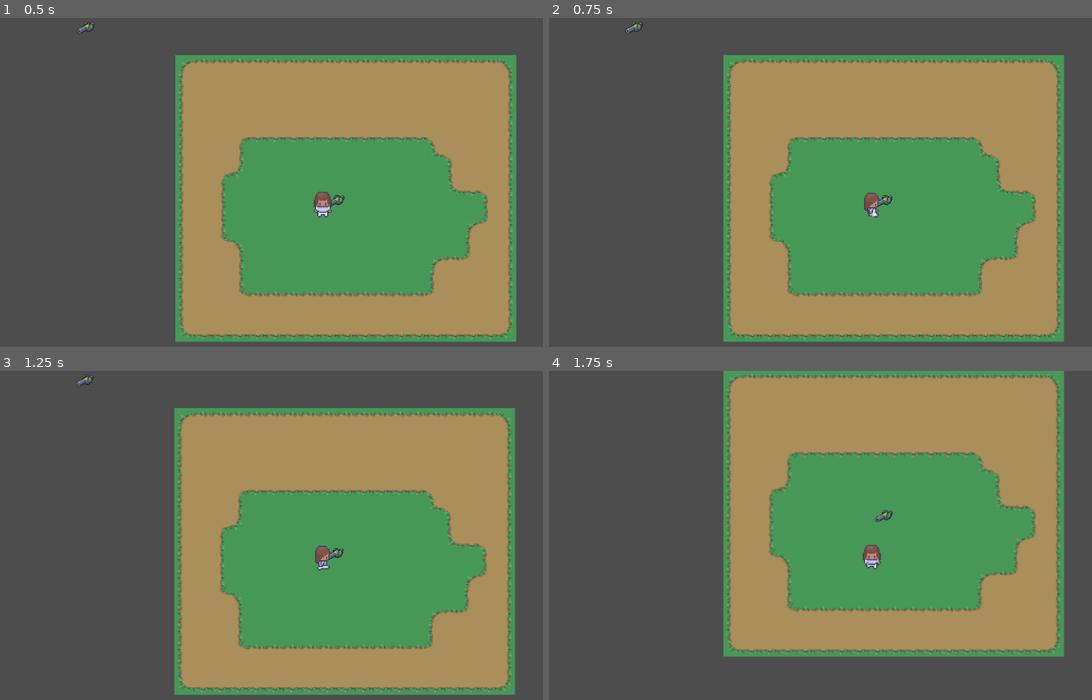
Above: before the commit, frames 1-4 (two rows, left to right).
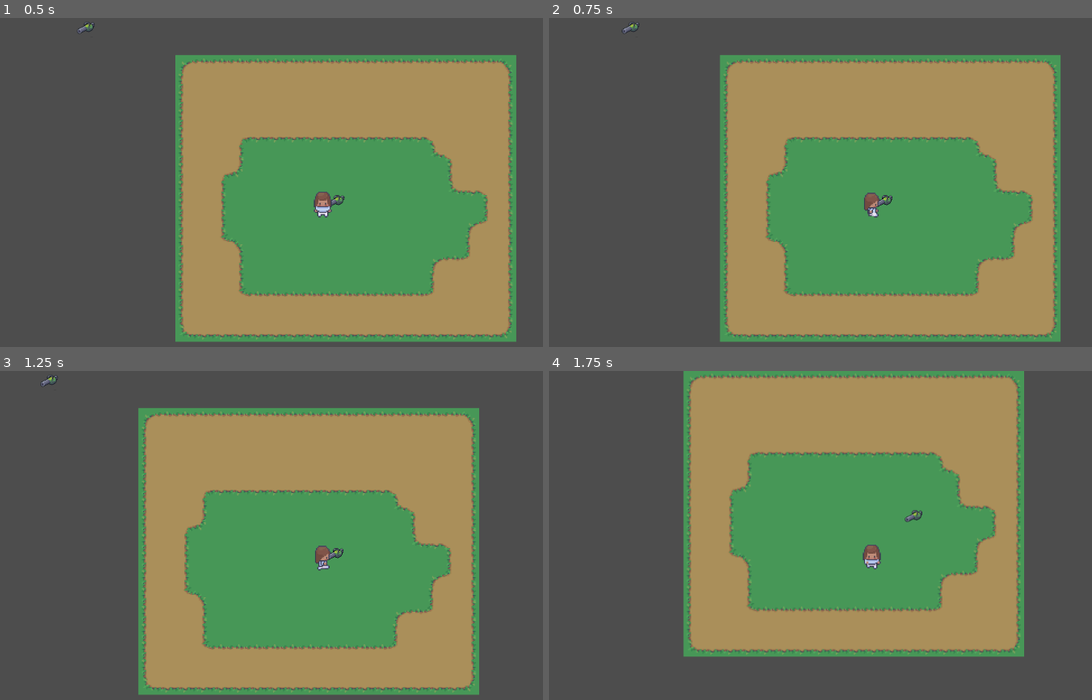
Above: after the commit, the same moments.

Repository: BedrockMark/Item_fighter
Game: Godot game, scene res://main.tscn
Same seed, same stepped clock (60 frames per second), same inputs: the game is played once before the commit and once after it.
Inputs:
- Up to frame 1 (0.5 s): no input
- Up to frame 2 (0.75 s): tap Enter at 0.5 s; hold Right (ui_right) from 0.53 s (still down)
- Up to frame 3 (1.25 s): keep holding Right (ui_right)
- Up to frame 4 (1.75 s): release Right (ui_right) at 1.28 s; hold Down (ui_down) from 1.28 s (still down)

Frame 1 is identical in both runs. In frame 2, 5.1% of the frame differs, in the area x 13-95%, y 1-99%; in frame 3, 20%; in frame 4, 23%, in the area x 24-95%, y 0-87%.

Commit message:
Item Request

Diff:
--- a/object/item/demo_bullet/demo_bullet.tscn
+++ b/object/item/demo_bullet/demo_bullet.tscn
@@ -1,6 +1,7 @@
-[gd_scene load_steps=6 format=3 uid="uid://byfb7q4pp0rmi"]
+[gd_scene load_steps=7 format=3 uid="uid://byfb7q4pp0rmi"]
 
 [ext_resource type="PackedScene" uid="uid://ov5vv4tel6ka" path="res://object/item/item.tscn" id="1_klmp0"]
+[ext_resource type="Resource" uid="uid://bcxnvslqt6ddq" path="res://object/item_category/bullet.tres" id="2_b0krh"]
 [ext_resource type="Texture2D" uid="uid://bwe5is7kjpn8y" path="res://asset/item/items32.png" id="2_h06w6"]
 
 [sub_resource type="PhysicsMaterial" id="PhysicsMaterial_b0krh"]
@@ -15,6 +16,7 @@
 
 [node name="RigidBody2D" instance=ExtResource("1_klmp0")]
 physics_material_override = SubResource("PhysicsMaterial_b0krh")
+itemCategory = ExtResource("2_b0krh")
 defaultTexture = SubResource("AtlasTexture_gvhry")
 
 [node name="Sprite2D" parent="." index="1"]
--- a/object/item/demo_item/demo_item.tscn
+++ b/object/item/demo_item/demo_item.tscn
@@ -22,7 +22,7 @@
 [node name="RigidBody2D" instance=ExtResource("1_kjai0")]
 mass = 25.85
 physics_material_override = SubResource("PhysicsMaterial_n43uq")
-linear_damp = 22.907
+linear_damp = 1.0
 script = ExtResource("2_n43uq")
 defaultTexture = SubResource("AtlasTexture_m7hxd")
 inventory = SubResource("Resource_n43uq")
--- a/object/item/item.gd
+++ b/object/item/item.gd
@@ -1,13 +1,23 @@
 class_name Item extends RigidBody2D
 
+var itemName:StringName ## Will be pre-processed by the object manager.
 @export var durability: float = 100.0
 @export var max_durability: float = 100.0
-@export var throwDamage: float = 0 # negative to heal NOTE: shoot damage belongs to each item: what does it shoot?
+#@export var throwDamage: float = 0 # negative to heal
+@export var muzzleVelocity: float = 1.0
 @export var quantity: int = 1: # negative to infinite
 	set(value):
 		if value: quantity = value
 		else: delete_self()
 @export var itemCategory: ItemCategory
+
+@export_group("Behavior Definition")
+@export var canBeUse:=false ## it can be eat? true. can be drink? true. can be open? true.
+@export var effectAsPoision: Array[Buff]
+@export var canBeEquiptBy:PackedStringArray ## Type slot names
+@export var effectAsPlugin: Array[Buff]
+@export var maxPluginCount:int = 0
+@export var lossDurabilityWhenDropped:float = 0
 
 @export_group("Texture")
 @export var defaultTexture: Texture2D
@@ -17,16 +27,17 @@
 @export_group("State List")
 @export var inventory:Inventory
 @export var enchantment: Array[Buff]
+@export var plugin: Array[Item] ## Items in plugin will be "activate" to add buff on main item.
 
 @export_group("Weapon State")
 @export var shootingCategory: Array[ItemCategory]
 @export var shootingItemExpand: Array[Item]
 @export var shootingCategoryException: Array[ItemCategory]
 @export var shootingItemException: Array[Item]
-var acceptedShootingItem: Array[StringName]
-var shootingItems: Array[Item]
+@export_storage var acceptedShootingItem: Array[StringName] ## Preprocessed
+var shootingItems: Array[Item] ## backend
 
-var owner_inventory: Inventory
+var owner_inventory: Inventory ## Preprocessed
 
 func _enter_tree() -> void:
 	if(get_parent() && get_parent() is Marker2D && heldTexture):
--- a/object/item/item.tscn
+++ b/object/item/item.tscn
@@ -1,12 +1,14 @@
-[gd_scene load_steps=3 format=3 uid="uid://ov5vv4tel6ka"]
+[gd_scene load_steps=4 format=3 uid="uid://ov5vv4tel6ka"]
 
 [ext_resource type="Script" uid="uid://b7nglbfadm6t2" path="res://object/item/item.gd" id="1_mljhg"]
+[ext_resource type="Resource" uid="uid://bhv1ua8e6hpu3" path="res://object/item_category/root.tres" id="2_aw1vn"]
 
 [sub_resource type="CircleShape2D" id="CircleShape2D_mljhg"]
 radius = 9.0
 
 [node name="RigidBody2D" type="RigidBody2D"]
 script = ExtResource("1_mljhg")
+itemCategory = ExtResource("2_aw1vn")
 
 [node name="CollisionShape2D" type="CollisionShape2D" parent="."]
 shape = SubResource("CircleShape2D_mljhg")
--- /dev/null
+++ b/object/item_category/bullet.tres
@@ -0,0 +1,8 @@
+[gd_resource type="Resource" script_class="ItemCategory" load_steps=2 format=3 uid="uid://bcxnvslqt6ddq"]
+
+[ext_resource type="Script" uid="uid://c545ynxemae2q" path="res://class/item_category.gd" id="1_4o0ur"]
+
+[resource]
+script = ExtResource("1_4o0ur")
+inventoryColor = Color(0.980392, 0.921569, 0.843137, 1)
+metadata/_custom_type_script = "uid://c545ynxemae2q"
--- a/object/mob/mob.gd
+++ b/object/mob/mob.gd
@@ -35,7 +35,7 @@
 	if collision and collision.get_collider() is RigidBody2D:
 		var body := collision.get_collider() as RigidBody2D
 		# Push item
-		body.apply_central_impulse(velocity/10)
+		body.apply_central_impulse(velocity)
 
 	if input_vector != Vector2.ZERO:
 		last_direction = input_vector
--- a/object/object_manager.gd
+++ b/object/object_manager.gd
@@ -5,7 +5,6 @@
 var itemCategoryPath: StringName = "res://object/item_category/"
 
 func load_category()->bool:
-	# Load Global.itemData
 	var catergoryPaths := DirAccess.get_files_at(itemCategoryPath)
 	var fileCount:=catergoryPaths.size()
 	var importCount :=0
@@ -18,7 +17,9 @@
 	for key in Global.itemCategories:
 		var current = Global.itemCategories[key]
 		if(current.parentCategory && Global.itemCategories.has(current.parentCategory)): current.parentCategory.subCategories.append(current)
-		else: Global.itemCategories["root"].subCategories.append(current)
+		else:
+			Global.itemCategories["root"].subCategories.append(current)
+			current.parentCategory = Global.itemCategories["root"]
 	print_debug("Successfully import catergory: ", importCount, " out of " , fileCount)
 	if(fileCount>importCount): push_error("There're ", fileCount-importCount, " catergories FAILED to import!")
 	return true
@@ -39,32 +40,60 @@
 	print_debug("Successfully import item scene: ", importCount, " out of ", fileCount)
 	if(fileCount>importCount): push_warning("There're ", fileCount-importCount, " item scenes FAILED to import!")
 
-	## Preprocess accepted item for each category
+	## Preprocess: add item to its category's accepted items array & update each item's name
+	var tempItems: Dictionary[StringName,Item]
 	for i in Global.items:
 		var item := Global.items[i].instantiate()
 		if item and item is Item: #and item.has_variable("itemCategory"):
+			item.itemName = i
+			tempItems[i] = item
 			if item.itemCategory: item.itemCategory.acceptedItems.append(i)
 			else: Global.itemCategories["root"].acceptedItems.append(i)
+
+	## Preprocess: Update every scene's accepted items to include its sub category's accepted items
 	var currentList:Array[ItemCategory] = []
 	var waitList:Array[ItemCategory] = []
 	for i in Global.itemCategories:
 		var cat := Global.itemCategories[i]
 		if cat.subCategories.is_empty():
-			waitList.append(cat.parentCategory)
+			if cat.parentCategory != Global.itemCategories["root"]: waitList.append(cat.parentCategory)
 			cat.parentCategory.acceptedItems.append_array(cat.acceptedItems)
 	while not waitList.is_empty():
 		if(currentList.is_empty()):
-			currentList = waitList
+			currentList = waitList.duplicate()
 			waitList.clear()
-		var current:ItemCategory=Global.itemCategories[currentList.back()]
+		#var current:ItemCategory=Global.itemCategories[currentList.back()]
+		var current:ItemCategory=currentList.pop_back()
 		var parent:=current.parentCategory
 		if parent:
-			waitList.append(parent)
+			if parent != Global.itemCategories["root"]: waitList.append(parent)
 			parent.acceptedItems.append_array(current.acceptedItems)
-		currentList.pop_back()
+
+	## Preprocess: update each item's acceptedShootingItem array
+	for i in tempItems:
+		var currentItem := tempItems[i]
+		var shootingItemList:=currentItem.acceptedShootingItem
+		for j in currentItem.shootingCategory:
+			shootingItemList.append_array(j.acceptedItems)
+		for j in currentItem.shootingItemExpand:
+			shootingItemList.append(j.itemName)
+		for j in currentItem.shootingCategoryException:
+			for k in j.acceptedItems:
+				shootingItemList.erase(k)
+		for j in currentItem.shootingItemException:
+			shootingItemList.erase(j.itemName)
+		## NOTE: I don't think the following unique is necessary, but we'll see...
+		#Utility.array_unique(currentItem.acceptedShootingItem)
+		Global.items[i] = PackedScene.new()
+		Global.items[i].pack(currentItem)
+
 	## NOTE: Debug purpose only:
+	print("[Object_manager] --- Item loading debug log: ---")
 	for i in Global.itemCategories:
 		print("Class [",i,"] has the accepted items: ", Global.itemCategories[i].acceptedItems)
+	for i in tempItems:
+		print("Item [", tempItems[i].itemName, "] has an acceptedShootingItem array of: ", tempItems[i].acceptedShootingItem)
+	print("[Object_manager] --- Item loading debug log ends ---")
 	return true
 
 ## Load Mob
--- a/scene/arena/demo.tscn
+++ b/scene/arena/demo.tscn
@@ -16,3 +16,4 @@
 
 [node name="RigidBody2D" parent="." instance=ExtResource("3_kt7xg")]
 position = Vector2(444, 293)
+itemCategory = null
--- a/utility.gd
+++ b/utility.gd
@@ -13,3 +13,11 @@
 	elif(d.has(key.substr(0, 1).to_upper() + key.substr(1).to_lower())): return d.get(d.has(key.substr(0, 1).to_upper() + key.substr(1).to_lower()))
 	else: return
 var pvfd := parse_value_from_dictionary
+
+func array_unique(arr:Array) -> void:
+	var seen := {}
+	for item in arr:
+		if seen.has(item):
+			arr.erase(item)
+		else:
+			seen[item] = true
Not shown, changed: object/REQUEST.md
